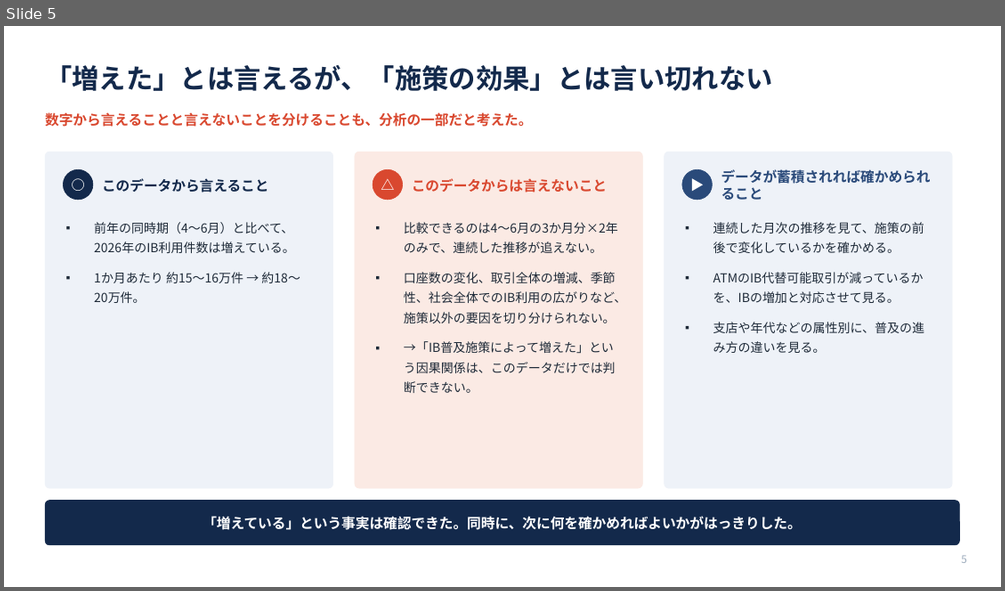
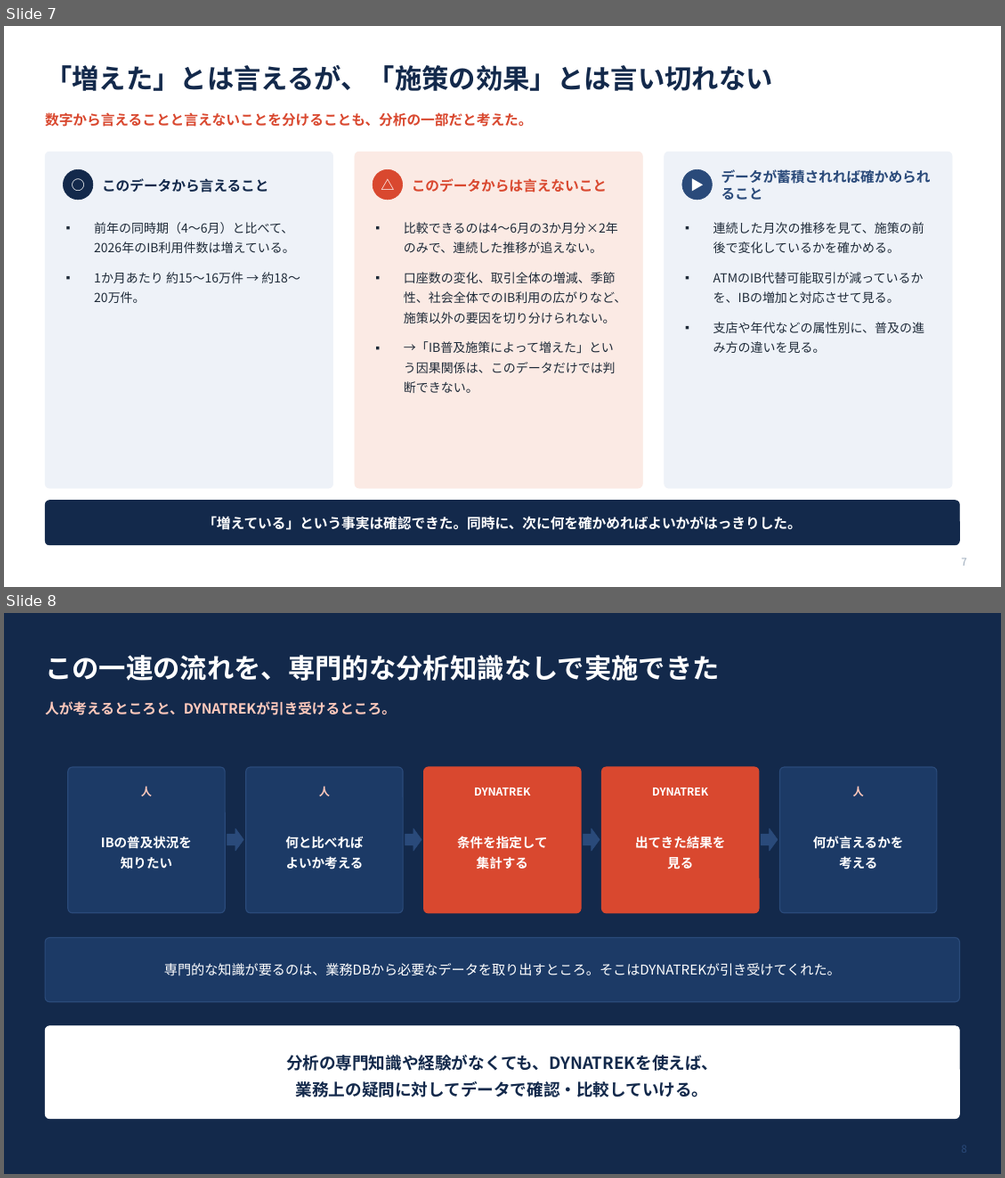
Before and after one commit to takumi66666/my-website, a slide deck: internship-presentation/DYNATREK_IB普及分析_成果発表.pptx. Shown one above the other, each under a label of ours: slide 5 before the commit, slides 7 and 8 after it. The pictures are 1005x591 and 1005x1178 pixels, drawn with LibreOffice and Linux fonts; fonts in the diff are those of the drawing. Boxes give left, top, right and bottom in pixels: in the first picture for what was removed or moved away, otherwise in the second. Text is boxed around its words. In the diff, an @@ line names an element or a change of style, - is before the commit and + after.

```diff
--- a/internship-presentation/DYNATREK_IB普及分析_成果発表.pptx
+++ b/internship-presentation/DYNATREK_IB普及分析_成果発表.pptx
@@ slide 8 added at [4, 613, 1001, 1174], background #13294B @@
@@ text added at [45, 655, 720, 681], 26 pt, text #FFFFFF, bold @@
+この一連の流れを、専門的な分析知識なしで実施できた
@@ text added at [45, 701, 396, 715], 13.5 pt, text #FFC9BC, bold @@
+人が考えるところと、DYNATREKが引き受けるところ。
@@ rounded rectangle added at [67, 767, 225, 913], fill #1C3A66, outline #2A4A7A 1 pt @@
@@ rounded rectangle added at [245, 767, 403, 913], fill #1C3A66, outline #2A4A7A 1 pt @@
@@ rounded rectangle added at [424, 767, 582, 913], fill #D9482F, outline #D9482F 1 pt @@
@@ rounded rectangle added at [602, 767, 760, 913], fill #D9482F, outline #D9482F 1 pt @@
@@ rounded rectangle added at [780, 767, 938, 913], fill #1C3A66, outline #2A4A7A 1 pt @@
@@ text added at [141, 786, 152, 796], 10.5 pt, text #FFC9BC, bold @@
+人
@@ text added at [319, 786, 330, 796], 10.5 pt, text #FFC9BC, bold @@
+人
@@ text added at [474, 787, 530, 795], 10.5 pt, text #FFFFFF, bold @@
+DYNATREK
@@ text added at [652, 787, 708, 795], 10.5 pt, text #FFFFFF, bold @@
+DYNATREK
@@ text added at [853, 786, 864, 796], 10.5 pt, text #FFC9BC, bold @@
+人
@@ text added at [101, 835, 192, 868], 12.5 pt, text #FFFFFF, bold @@
+IBの普及状況を
+知りたい
@@ right arrow added at [226, 828, 243, 851], fill #2A4A7A, outline #2A4A7A 0.5 pt @@
@@ text added at [285, 835, 364, 869], 12.5 pt, text #FFFFFF, bold @@
+何と比べれば
+よいか考える
@@ right arrow added at [405, 828, 422, 851], fill #2A4A7A, outline #2A4A7A 0.5 pt @@
@@ text added at [457, 835, 548, 869], 12.5 pt, text #FFFFFF, bold @@
+条件を指定して
+集計する
@@ right arrow added at [583, 828, 600, 851], fill #2A4A7A, outline #2A4A7A 0.5 pt @@
@@ text added at [635, 835, 726, 869], 12.5 pt, text #FFFFFF, bold @@
+出てきた結果を
+見る
@@ right arrow added at [760, 828, 777, 851], fill #2A4A7A, outline #2A4A7A 0.5 pt @@
@@ text added at [813, 835, 904, 869], 12.5 pt, text #FFFFFF, bold @@
+何が言えるかを
+考える
@@ rounded rectangle added at [45, 938, 960, 1002], fill #1C3A66, outline #2A4A7A 1 pt @@
@@ text added at [164, 963, 841, 976], 13 pt, text #FFFFFF @@
+専門的な知識が要るのは、業務DBから必要なデータを取り出すところ。そこはDYNATREKが引き受けてくれた。
@@ rounded rectangle added at [45, 1026, 960, 1119], fill #FFFFFF, outline #FFFFFF 0.5 pt @@
@@ text added at [286, 1054, 719, 1097], 16 pt, text #13294B, bold @@
+分析の専門知識や経験がなくても、DYNATREKを使えば、
+業務上の疑問に対してデータで確認・比較していける。
@@ what was slide 5 is now slide 7 @@
@@ slide 7 changed as well @@
@@ text at [961, 557, 966, 565]: text changed @@
-5
+7
```
Also in this commit, not shown: 4 other slides changed, 2 other slides added, 1 slide removed, 2 other files.
